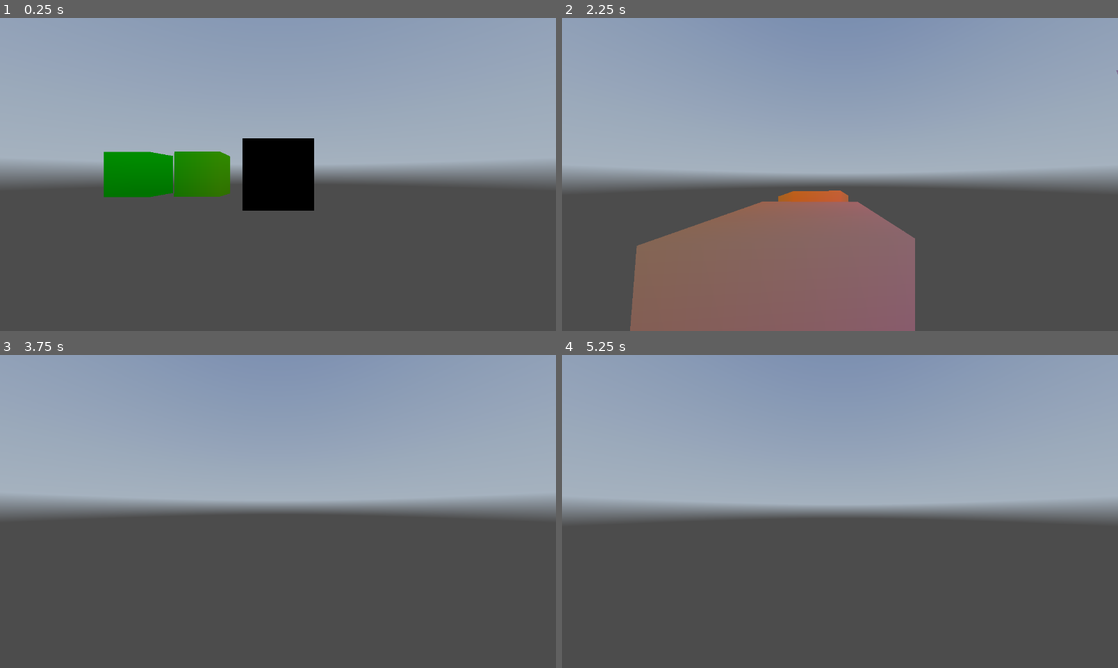
Above: before the commit, frames 1-4 (two rows, left to right).
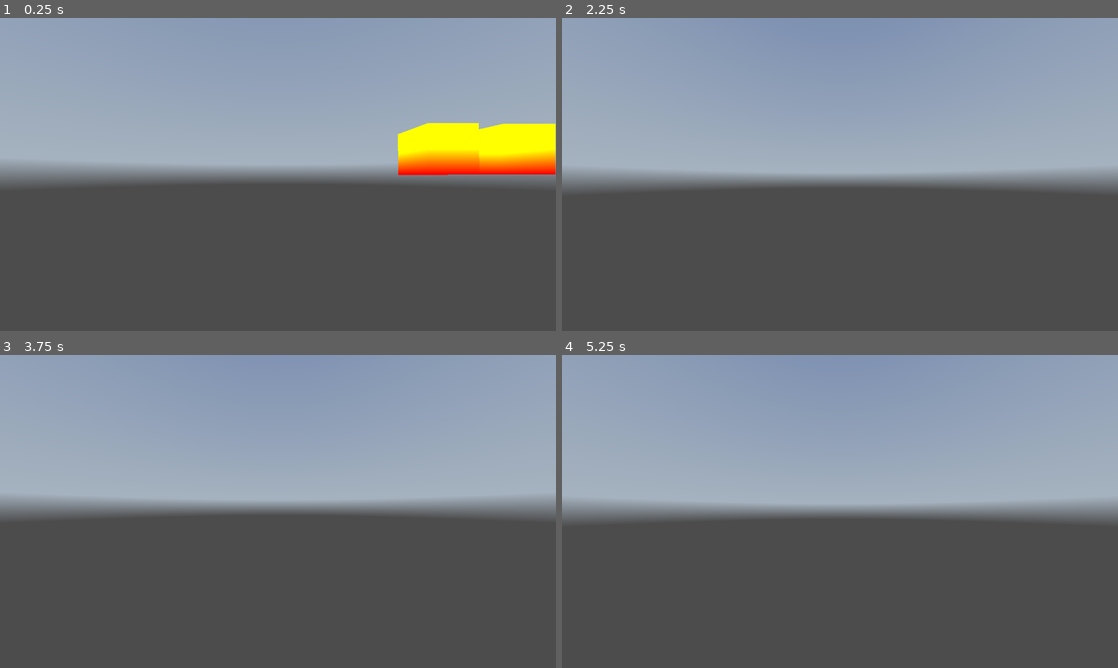
Above: after the commit, the same moments.

Repository: alvaro23LP/visualizador-volumenes
Game: Godot game, scene res://main.tscn
The game is run twice, just before and just after one commit, with the same random seed, the same clock (stepped at 60 frames per second) and the same inputs. A sky picture missing from this copy of the repository is replaced by a grey-blue gradient.
Inputs (mouse positions are in pixels of both pictures, inside the frame that each line leads up to):
- Up to frame 1 (0.25 s): no input
- Up to frame 2 (2.25 s): tap Enter at 0.5 s; move the mouse to (867, 174) at 0.52 s; hold 1 (toggle_camera) 0.53-1.28 s; hold W (move_forward) from 0.53 s (still down); move the mouse to (812, 174) at 1.27 s; tap 1 (toggle_camera) at 1.35 s; tap Space (move_up) at 2 s; move the mouse to (851, 168) at 2.02 s; hold 1 (toggle_camera) from 2.03 s (still down)
- Up to frame 3 (3.75 s): keep holding W (move_forward); move the mouse to (272, 517) at 2.77 s; release 1 (toggle_camera) at 2.78 s; tap 1 (toggle_camera) at 2.85 s; tap Enter at 3.5 s; move the mouse to (316, 514) at 3.52 s; hold 1 (toggle_camera) from 3.53 s (still down)
- Up to frame 4 (5.25 s): keep holding W (move_forward); tap Space (move_up) at 4.25 s; move the mouse to (795, 508) at 4.27 s; release 1 (toggle_camera) at 4.28 s; tap 1 (toggle_camera) at 4.35 s; tap Enter at 5 s; move the mouse to (845, 511) at 5.02 s; hold 1 (toggle_camera) from 5.03 s (still down)

The runs differ from the first frame. In frame 1, 11% of the frame differs, in the area x 18-100%, y 33-62%; in frame 2, 19%, in the area x 12-100%, y 16-100%; in frame 3, less than 0.1%; in frame 4, less than 0.1%.

Commit message:
Correcciones, uso de viewports para generar texturas para trazado de rayos

Diff:
--- a/cull_back.gdshader
+++ b/cull_back.gdshader
@@ -3,12 +3,5 @@
 render_mode cull_back;
 
 void fragment() {
-    vec3 camera_pos = (VIEW_MATRIX * MODEL_MATRIX * vec4(VERTEX, 1.0)).xyz;
-
-	vec3 min_bound = vec3(-10.0, -10.0, -10.0);
-	vec3 max_bound = vec3(10.0, 10.0, 10.0);
-
-	vec3 normalized = (camera_pos - min_bound) / (max_bound - min_bound);
-
-	ALBEDO = normalized;
+	ALBEDO = VERTEX.xyz;
 }
--- a/cull_front.gdshader
+++ b/cull_front.gdshader
@@ -3,12 +3,5 @@
 render_mode cull_front;
 
 void fragment() {
-    vec3 camera_pos = (VIEW_MATRIX * MODEL_MATRIX * vec4(VERTEX, 1.0)).xyz;
-
-	vec3 min_bound = vec3(-10.0, -10.0, -10.0);
-	vec3 max_bound = vec3(10.0, 10.0, 10.0);
-
-	vec3 normalized = (camera_pos - min_bound) / (max_bound - min_bound);
-
-	ALBEDO = normalized;
+	ALBEDO = VERTEX.xyz;
 }
--- a/fragmentShader_caras_delanteras.gdshader
+++ b/fragmentShader_caras_delanteras.gdshader
@@ -1,21 +1,23 @@
 shader_type spatial;
 render_mode unshaded;
 render_mode cull_back;
-uniform sampler2D screen_texture : hint_screen_texture, repeat_disable, filter_nearest;
+//uniform sampler2D screen_texture : hint_screen_texture, repeat_disable, filter_nearest;
+uniform sampler2D viewport_texture;
 
 void fragment() {
-	vec4 currentColor = textureLod(screen_texture, SCREEN_UV, 0.0);
+	//vec4 currentColor = textureLod(screen_texture, SCREEN_UV, 0.0);
+    vec4 tex = textureLod(viewport_texture, SCREEN_UV, 0.0);
 
-	// Obtener la posición en espacio de cámara
-    vec3 camera_pos = (VIEW_MATRIX * MODEL_MATRIX * vec4(VERTEX, 1.0)).xyz;
+	//ALBEDO = VERTEX.rbg-tex.rgb;
 
-	// Ajustar límites para normalizar
-	vec3 min_bound = vec3(-10.0, -10.0, -10.0);
-	vec3 max_bound = vec3(10.0, 10.0, 10.0);
+	for(float i=1.0; i<600.0 ; i++){
+		vec3 p = VERTEX.rgb + VERTEX.rbg-tex.rgb * vec3(i);
+		if(p == vec3(0.25)){
+			ALBEDO = vec3(1.0,0.0,0.0);
+			ALPHA = 1.0;
+		} else {
+			ALPHA = 0.0;
+		}
+	}
 
-	// Normalizar al rango 0–1 para meterlo en RGB
-	vec3 normalized = (camera_pos - min_bound) / (max_bound - min_bound);
-
-	// Guardar las coordenadas en el color, en este caso la diferencia entre caras
-	ALBEDO = normalized-currentColor.rgb;
 }
--- a/fragmentShader_caras_traseras.gdshader
+++ b/fragmentShader_caras_traseras.gdshader
@@ -3,16 +3,7 @@
 render_mode cull_front;
 
 void fragment() {
-	// Obtener la posición en espacio de cámara
-    vec3 camera_pos = (VIEW_MATRIX * MODEL_MATRIX * vec4(VERTEX, 1.0)).xyz;
 
-	// Ajustar límites para normalizar
-	vec3 min_bound = vec3(-10.0, -10.0, -10.0);
-	vec3 max_bound = vec3(10.0, 10.0, 10.0);
-
-	// Normalizar al rango 0–1 para meterlo en RGB
-	vec3 normalized = (camera_pos - min_bound) / (max_bound - min_bound);
-
-	// Guardar las coordenadas en el color
-	ALBEDO = normalized;
+	ALBEDO = VERTEX.rgb;
+	//ALBEDO = vec3(1.0, 0.5, 0.5);
 }
--- a/main.gd
+++ b/main.gd
@@ -2,15 +2,30 @@
 
 @onready var cam_orbital := $OrbitalCamera/Camera3D
 @onready var cam_fp := $FirstPerson/Camera3D
+@onready var cam_viewport1 := $SubViewport/Camera3D
+@onready var viewport1 := $SubViewport
+@onready var mesh := $Box_delanteras
 
 func _ready():
 	cam_fp.current = false
 	cam_orbital.current = true
+	cam_viewport1.global_transform = cam_orbital.global_transform
+
+func _process(_delta):
+	if viewport1.get_texture():
+		mesh.get_active_material(0).set_shader_parameter("viewport_texture", viewport1.get_texture())
+	cam_viewport1.global_transform = cam_orbital.global_transform
 
 func _input(event):
 	if event.is_action_pressed("toggle_camera"):
-		cam_fp.current = !cam_fp.current
-		cam_orbital.current = !cam_fp.current
+		var use_fp = !cam_fp.current
+		cam_fp.current = use_fp
+		cam_orbital.current = !use_fp
+		#cam_fp.current = !cam_fp.current
+		#cam_orbital.current = !cam_fp.current
+
+		#var active_cam = cam_fp if use_fp else cam_orbital
+		cam_viewport1.global_transform = cam_orbital.global_transform
 
 	if event.is_action_pressed("ui_cancel"):
 		Input.set_mouse_mode(Input.MOUSE_MODE_VISIBLE)
--- a/main.tscn
+++ b/main.tscn
@@ -6,6 +6,7 @@
 [ext_resource type="Script" path="res://first_person.gd" id="3_y7tog"]
 [ext_resource type="Shader" path="res://cull_front.gdshader" id="6_bvffo"]
 [ext_resource type="Shader" path="res://fragmentShader_caras_delanteras.gdshader" id="6_rri73"]
+[ext_resource type="Shader" path="res://fragmentShader_caras_traseras.gdshader" id="7_8tbfs"]
 [ext_resource type="Shader" path="res://cull_back.gdshader" id="10_snekh"]
 
 [sub_resource type="PanoramaSkyMaterial" id="PanoramaSkyMaterial_bbb1s"]
@@ -22,25 +23,28 @@
 
 [sub_resource type="BoxShape3D" id="BoxShape3D_nkp7i"]
 
-[sub_resource type="ShaderMaterial" id="ShaderMaterial_gqvyk"]
+[sub_resource type="ShaderMaterial" id="ShaderMaterial_gf7gt"]
 render_priority = 0
 shader = ExtResource("6_rri73")
-
-[sub_resource type="ShaderMaterial" id="ShaderMaterial_gf7gt"]
-render_priority = 0
-next_pass = SubResource("ShaderMaterial_gqvyk")
-shader = ExtResource("6_bvffo")
 
 [sub_resource type="BoxMesh" id="BoxMesh_2fuyy"]
 material = SubResource("ShaderMaterial_gf7gt")
 size = Vector3(3, 3, 3)
 
-[sub_resource type="ShaderMaterial" id="ShaderMaterial_so0mo"]
+[sub_resource type="ShaderMaterial" id="ShaderMaterial_3c1pg"]
+render_priority = 0
+shader = ExtResource("7_8tbfs")
+
+[sub_resource type="BoxMesh" id="BoxMesh_8tvoi"]
+material = SubResource("ShaderMaterial_3c1pg")
+size = Vector3(3, 3, 3)
+
+[sub_resource type="ShaderMaterial" id="ShaderMaterial_jq354"]
 render_priority = 0
 shader = ExtResource("6_bvffo")
 
 [sub_resource type="BoxMesh" id="BoxMesh_bhue1"]
-material = SubResource("ShaderMaterial_so0mo")
+material = SubResource("ShaderMaterial_jq354")
 size = Vector3(2, 2, 2)
 
 [sub_resource type="ShaderMaterial" id="ShaderMaterial_8xp8k"]
@@ -52,7 +56,6 @@
 size = Vector3(2, 2, 2)
 
 [node name="Node3D" type="Node3D"]
-transform = Transform3D(1, 0, 0, 0, 1, 0, 0, 0, 1, 0.0059588, 1.19209e-07, 0.00141454)
 script = ExtResource("1_k14sq")
 
 [node name="WorldEnvironment" type="WorldEnvironment" parent="."]
@@ -71,18 +74,38 @@
 script = ExtResource("3_y7tog")
 
 [node name="Camera3D" type="Camera3D" parent="FirstPerson"]
-fov = 95.0
+visible = false
+fov = 90.0
 
 [node name="CollisionShape3D" type="CollisionShape3D" parent="FirstPerson"]
+visible = false
 shape = SubResource("BoxShape3D_nkp7i")
 
-[node name="Box" type="MeshInstance3D" parent="."]
+[node name="Box_delanteras" type="MeshInstance3D" parent="."]
+transform = Transform3D(1, 0, 0, 0, 1, 0, 0, 0, 1, 1.5, 1.5, 1.5)
 mesh = SubResource("BoxMesh_2fuyy")
 
+[node name="Box2_traseras" type="MeshInstance3D" parent="."]
+transform = Transform3D(1, 0, 0, 0, 1, 0, 0, 0, 1, 1.5, 1.5, 1.5)
+visible = false
+layers = 2
+mesh = SubResource("BoxMesh_8tvoi")
+
 [node name="MeshInstance3D" type="MeshInstance3D" parent="."]
-transform = Transform3D(1, 0, 0, 0, 1, 0, 0, 0, 1, -6.68789, 0, 0)
+transform = Transform3D(1, 0, 0, 0, 1, 0, 0, 0, 1, 9.89565, 1, 1)
 mesh = SubResource("BoxMesh_bhue1")
 
 [node name="MeshInstance3D2" type="MeshInstance3D" parent="."]
-transform = Transform3D(1, 0, 0, 0, 0.999777, 0.0211169, 0, -0.0211169, 0.999777, -3.59053, 0, 0)
+transform = Transform3D(1, 0, 0, 0, 0.999777, 0.0211169, 0, -0.0211169, 0.999777, 6.89565, 1, 1)
 mesh = SubResource("BoxMesh_0h0i6")
+
+[node name="SubViewport" type="SubViewport" parent="."]
+transparent_bg = true
+use_hdr_2d = true
+size = Vector2i(1280, 720)
+render_target_update_mode = 4
+
+[node name="Camera3D" type="Camera3D" parent="SubViewport"]
+transform = Transform3D(1, 0, 0, 0, 1, 0, 0, 0, 1, 0, 0, 6.49842)
+visible = false
+cull_mask = 2
--- a/project.godot
+++ b/project.godot
@@ -19,6 +19,7 @@
 
 window/size/viewport_width=1280
 window/size/viewport_height=720
+window/stretch/mode="viewport"
 
 [input]
 
Not shown: 1 places in main.tscn that only renumber resources
